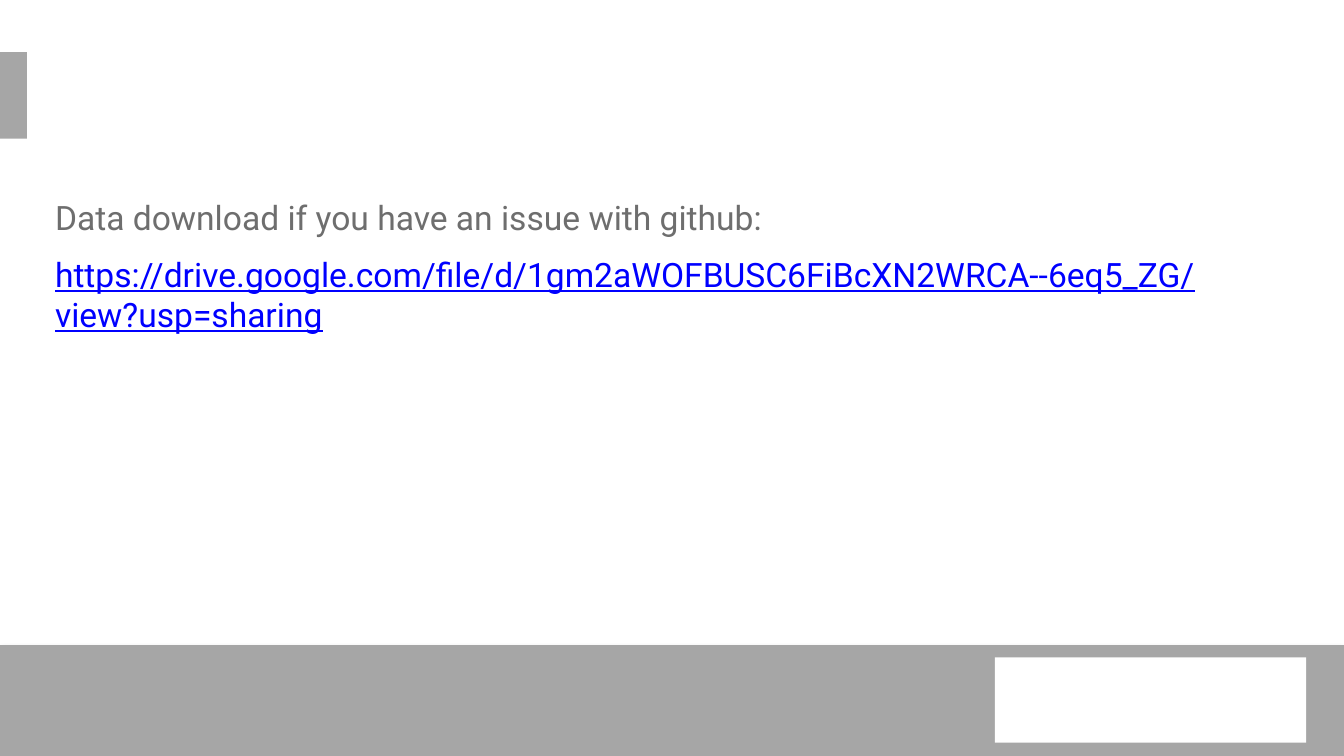
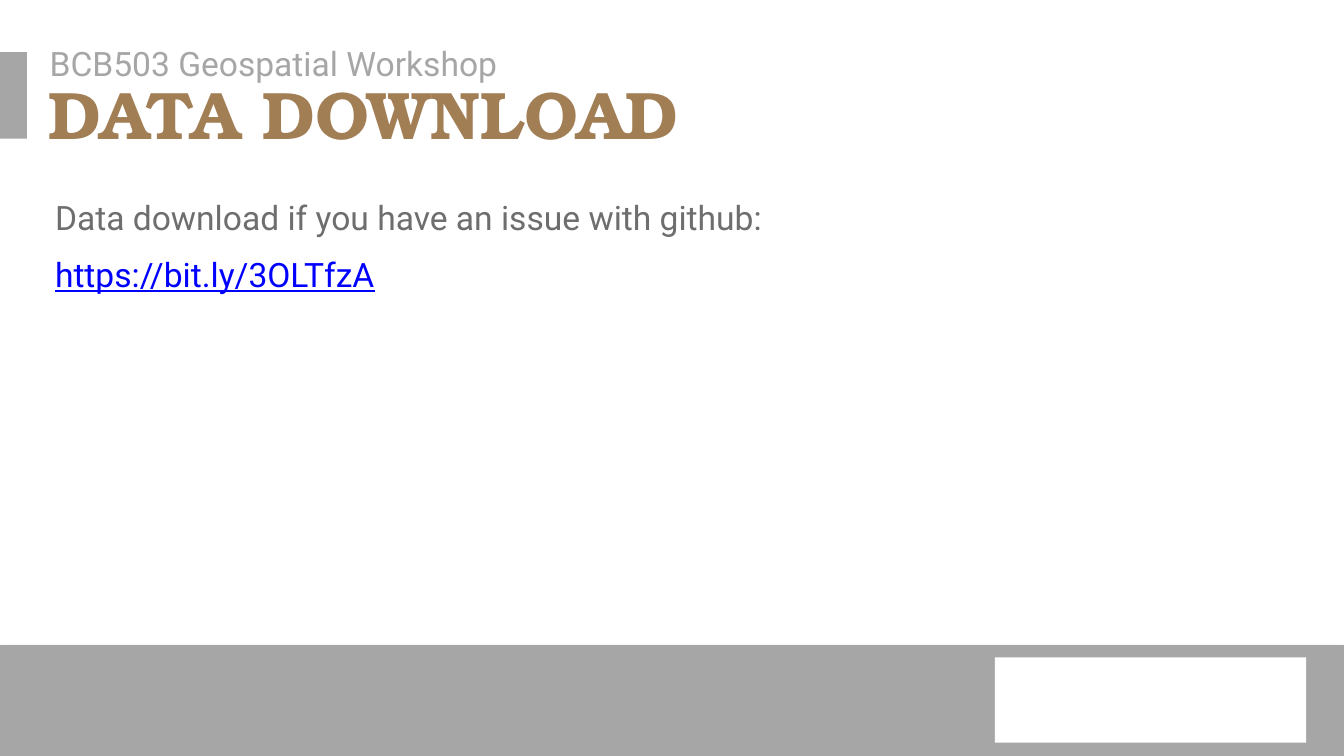
Before and after one commit to erichseamon/BCB503_advanced_geospatial_workshop, a slide deck: slide 7 of doc/BCB_Intro_Raster_2022.pptx. Drawn at 1344x756 pixels with LibreOffice and Linux fonts; fonts in the diff are those of the drawing; background and template pictures are left out. Boxes give left, top, right and bottom in pixels: in the first picture for what was removed or moved away, otherwise in the second. Text is boxed around its words. In the diff, an @@ line names an element or a change of style, - is before the commit and + after.

Commit message:
update day 1 presentation and correct reproject text

```diff
--- a/doc/BCB_Intro_Raster_2022.pptx
+++ b/doc/BCB_Intro_Raster_2022.pptx
@@ text added at (50, 51, 497, 83), 18 pt, text #A6A6A6 @@
+BCB503 Geospatial Workshop
@@ title added at (49, 71, 678, 140), 36 pt, text #A27E55, bold @@
+DATA DOWNLOAD
@@ text at (55, 261, 374, 294): text changed @@
-https://drive.google.com/file/d/1gm2aWOFBUSC6FiBcXN2WRCA--6eq5_ZG/view?usp=sharing
+https://bit.ly/3OLTfzA
```
Also in this commit, not shown: 14 other slides changed, 2 other files.
